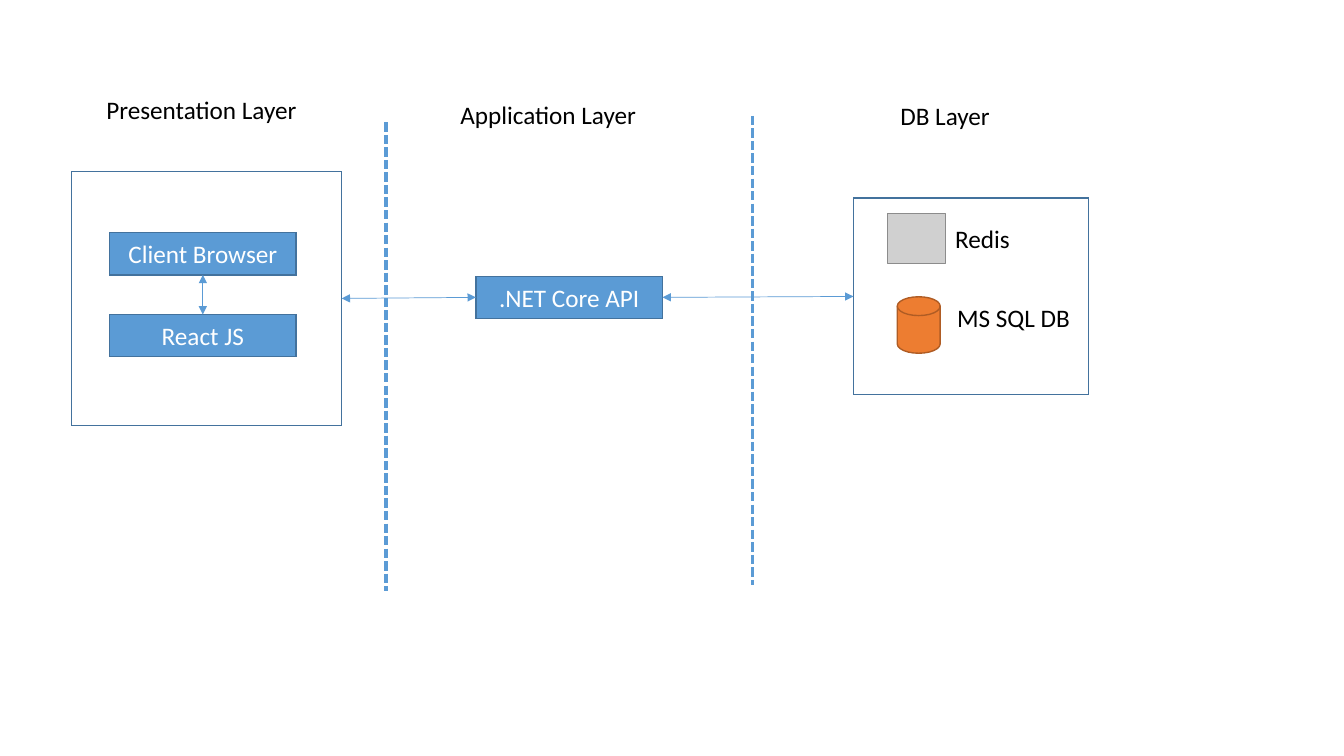
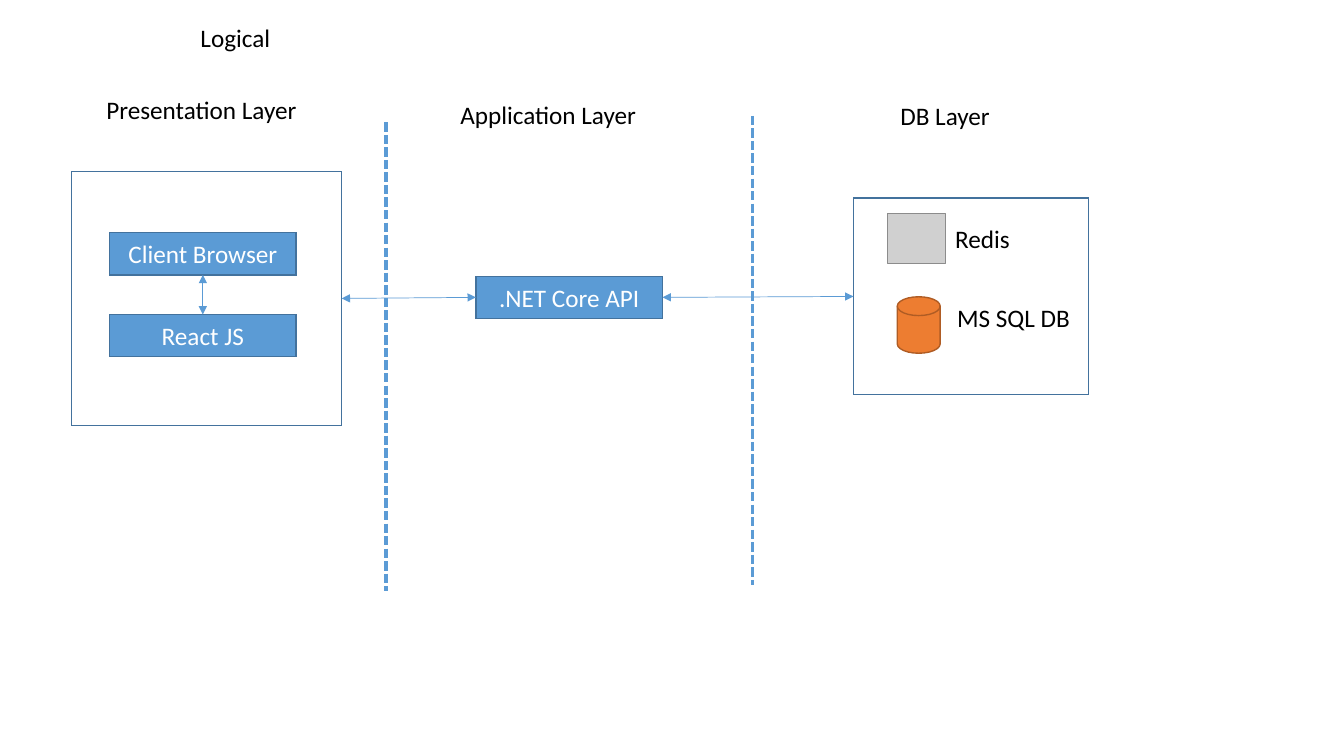
Before and after one commit to satyajitmajhiaus/smartcart, a slide deck: slide 1 of Artifacts/SM _ Deisgn ppt.pptx. Drawn at 1344x756 pixels with LibreOffice and Linux fonts; fonts in the diff are those of the drawing; grey boxes stand for pictures. Boxes give left, top, right and bottom in pixels: in the first picture for what was removed or moved away, otherwise in the second. Text is boxed around its words. In the diff, an @@ line names an element or a change of style, - is before the commit and + after.

```diff
--- a/Artifacts/SM _ Deisgn ppt.pptx
+++ b/Artifacts/SM _ Deisgn ppt.pptx
@@ text added at [200,29,270,52], 18 pt, text #000000 @@
+Logical
```
Also in this commit, not shown: 3 slides added, 8 other files.
